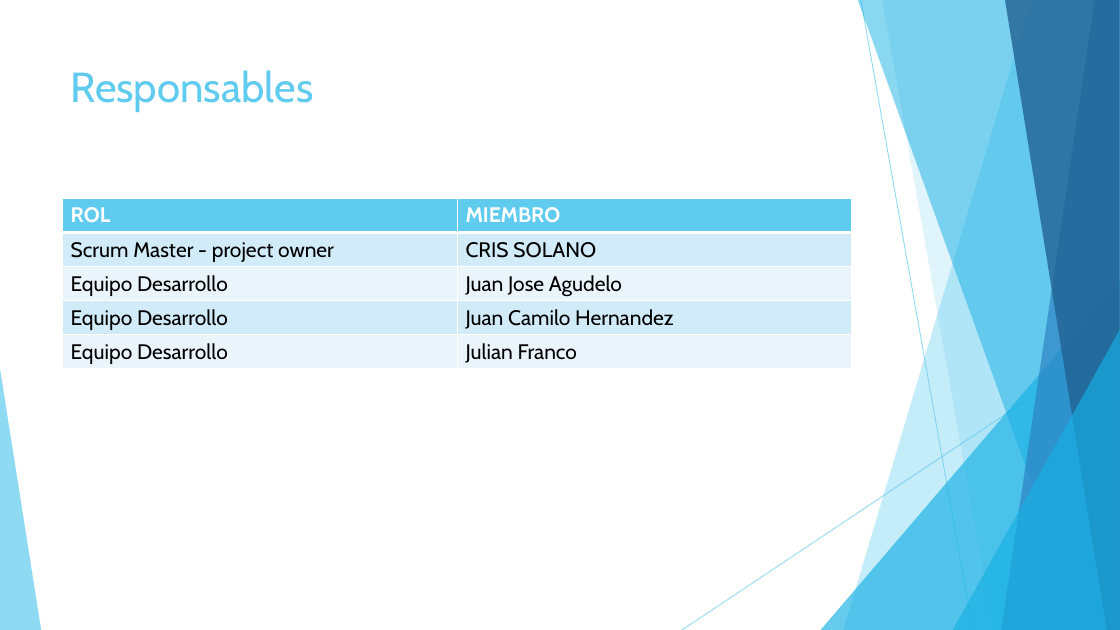
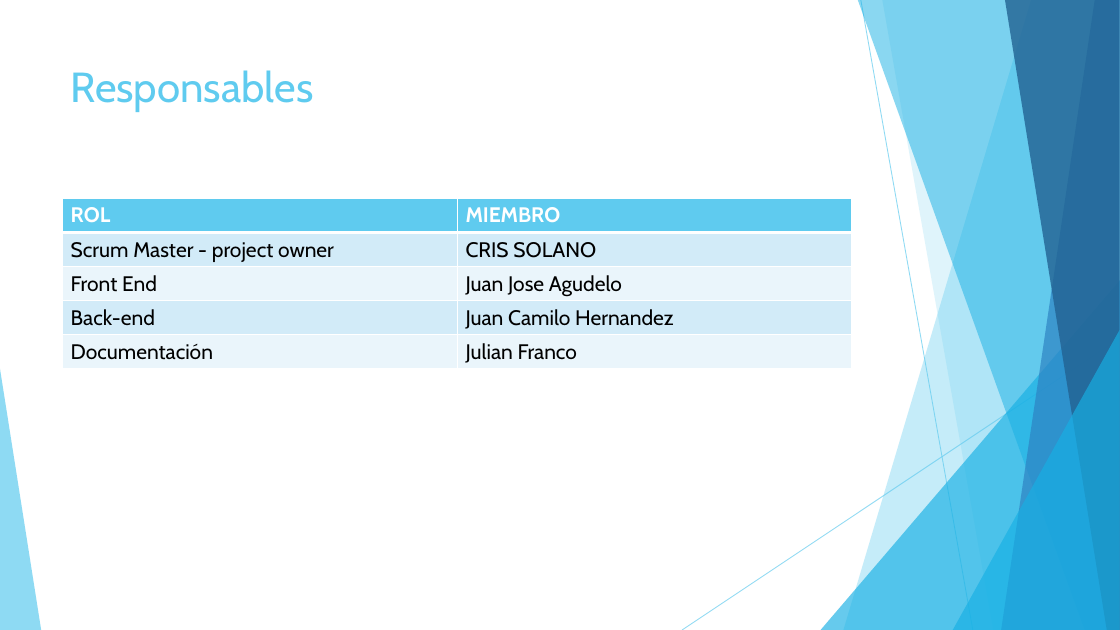
Before and after one commit to Vampiro20111/clasificados, a slide deck: slide 3 of Clasificados.pptx. Drawn at 1120x630 pixels with LibreOffice and Linux fonts; fonts in the diff are those of the drawing. Boxes give left, top, right and bottom in pixels: in the first picture for what was removed or moved away, otherwise in the second. Text is boxed around its words. In the diff, an @@ line names an element or a change of style, - is before the commit and + after.

```diff
--- a/Clasificados.pptx
+++ b/Clasificados.pptx
@@ table at (62, 198, 852, 369) @@
-row 3, column 1: Equipo Desarrollo
+row 3, column 1: Front End
-row 4, column 1: Equipo Desarrollo
+row 4, column 1: Back-end
-row 5, column 1: Equipo Desarrollo
+row 5, column 1: Documentación
```
